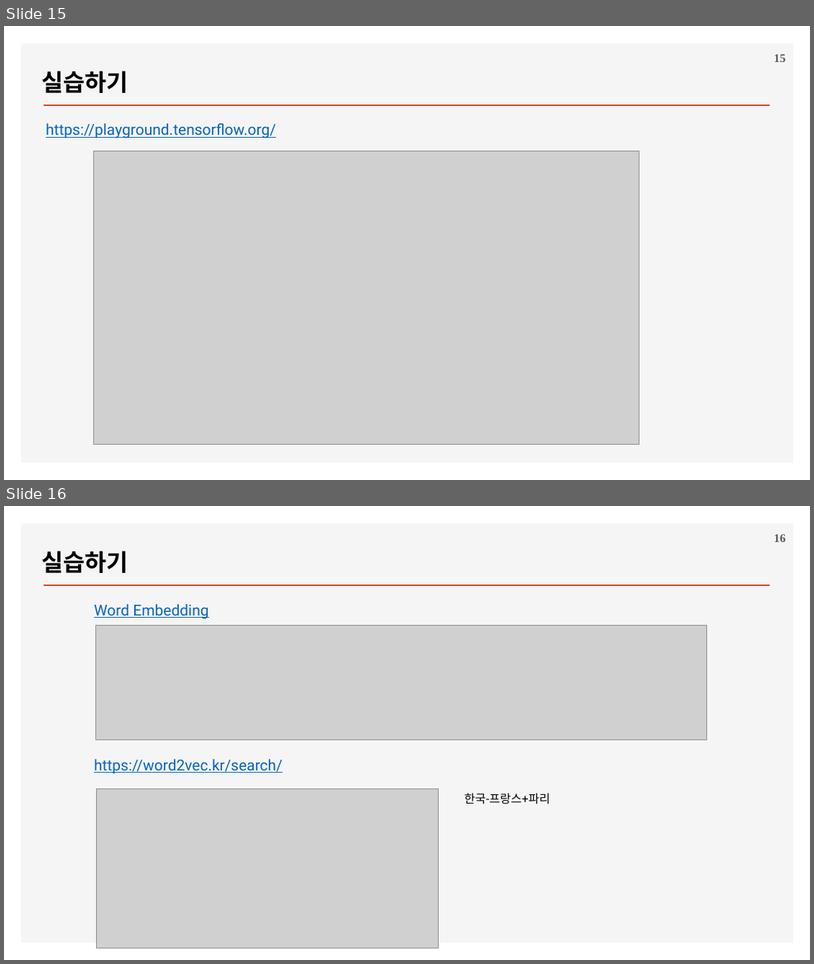
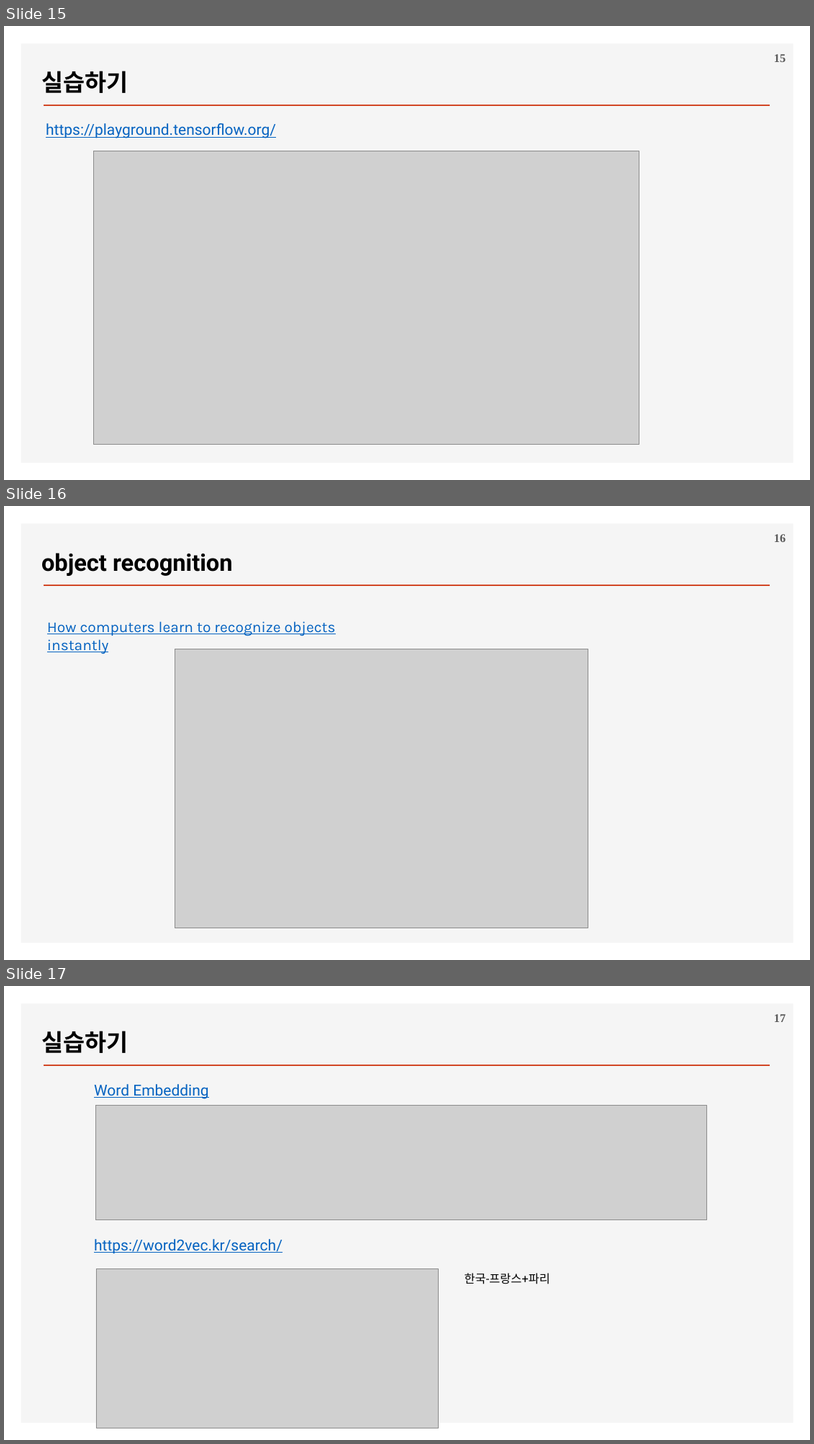
Before and after one commit to ancestor9/2026_Fall_Deep-Learning-with-Python, a slide deck: Chapter 01 What is deep learning.pptx. Shown one above the other, each under a label of ours: slides 15 and 16 before the commit, slides 15, 16 and 17 after it. The pictures are 814x964 and 814x1444 pixels, drawn with LibreOffice and Linux fonts; fonts in the diff are those of the drawing; grey boxes stand for pictures; background and template pictures are left out. Boxes give left, top, right and bottom in pixels: in the first picture for what was removed or moved away, otherwise in the second. Text is boxed around its words. In the diff, an @@ line names an element or a change of style, - is before the commit and + after.

```diff
--- a/Chapter 01 What is deep learning.pptx
+++ b/Chapter 01 What is deep learning.pptx
@@ slide 16 added at box(4, 506, 810, 960), background #FFFFFF; not listed: 2 template elements that a slide beside it also shows @@
@@ page number added at box(774, 534, 786, 542), 14 pt, text #595959, bold @@
+16
@@ text added at box(41, 553, 233, 576), 28 pt, text #000000, bold @@
+object recognition
@@ text added at box(47, 621, 336, 654), 18 pt, text #0563C1, underline @@
+How computers learn to recognize objects instantly
@@ picture added at box(175, 649, 589, 928) @@
@@ what was slide 16 is now slide 17 @@
@@ page number at box(774, 1014, 786, 1022): text changed @@
-16
+17
```
